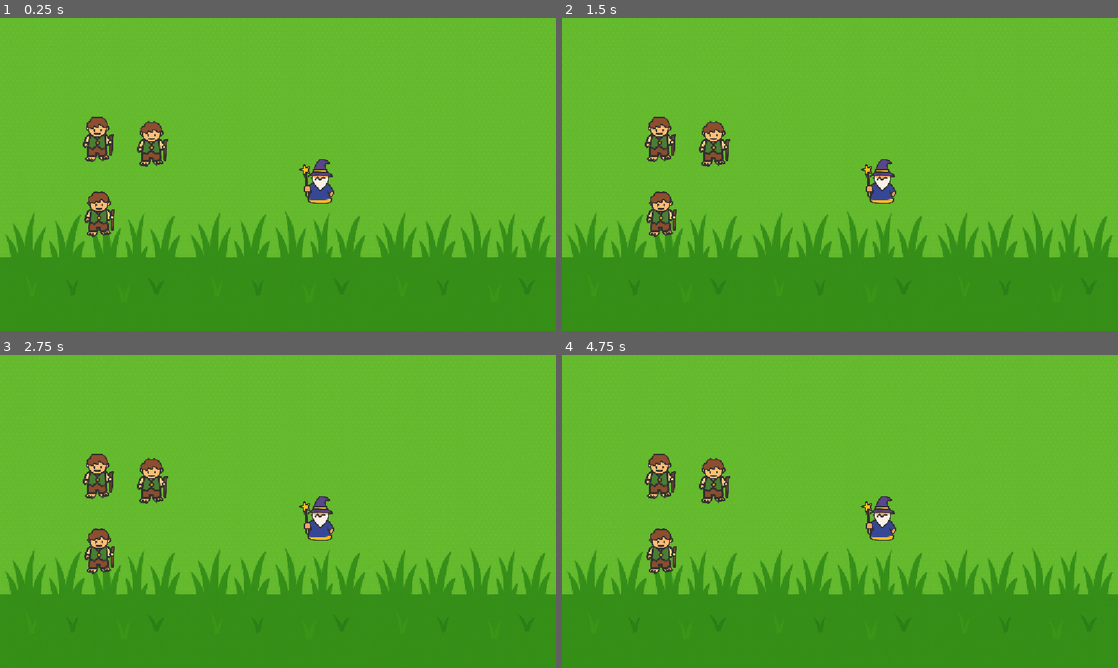
Above: before the commit, frames 1-4 (two rows, left to right).
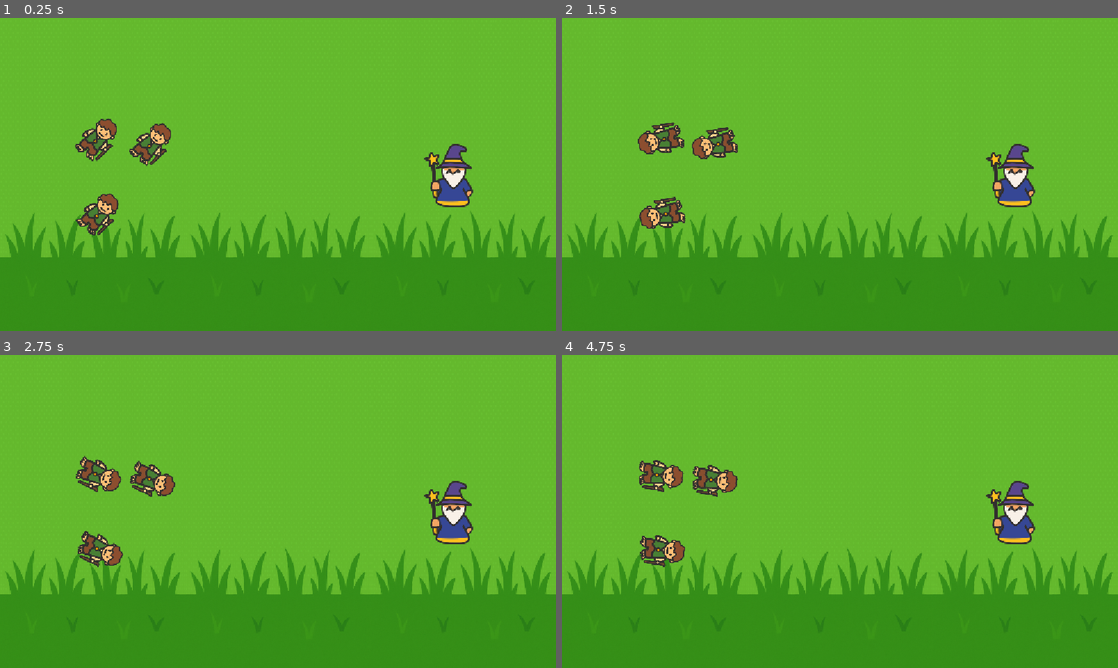
Above: after the commit, the same moments.

Repository: ShayLuan/GameDevTest
Game: Godot game, scene res://Scenes/World/World.tscn
The game is run twice, just before and just after one commit, with the same random seed, the same clock (stepped at 60 frames per second) and the same inputs.
Inputs:
- Up to frame 1 (0.25 s): no input
- Up to frame 2 (1.5 s): no input
- Up to frame 3 (2.75 s): no input
- Up to frame 4 (4.75 s): no input

The runs differ from the first frame. In frame 1, 3.5% of the frame differs, in the area x 13-86%, y 31-70%; in frame 2, 3.9%; in frame 3, 3.8%; in frame 4, 3.8%.

Commit message:
modifying root node

Diff:
--- /dev/null
+++ b/essentials/Scenes/Hobbit/Hobbit.gd
@@ -0,0 +1,11 @@
+extends Node2D
+
+
+# Called when the node enters the scene tree for the first time.
+func _ready() -> void:
+	pass # Replace with function body.
+
+
+# Called every frame. 'delta' is the elapsed time since the previous frame.
+func _process(delta: float) -> void:
+	rotate(3.0 * delta)
--- a/essentials/Scenes/Hobbit/Hobbit.tscn
+++ b/essentials/Scenes/Hobbit/Hobbit.tscn
@@ -1,8 +1,10 @@
 [gd_scene format=3 uid="uid://bnxvywdqw50bf"]
 
+[ext_resource type="Script" uid="uid://d0np68dpwrt4a" path="res://Scenes/Hobbit/Hobbit.gd" id="1_dor42"]
 [ext_resource type="Texture2D" uid="uid://b7ju6af71nhu3" path="res://Assets/Hobbit.png" id="1_y5jml"]
 
 [node name="Hobbit" type="Node2D" unique_id=907800685]
+script = ExtResource("1_dor42")
 
 [node name="Sprite2D" type="Sprite2D" parent="." unique_id=1170754238]
 scale = Vector2(0.5, 0.5)
--- a/essentials/Scenes/Wizard/Wizard.tscn
+++ b/essentials/Scenes/Wizard/Wizard.tscn
@@ -5,5 +5,5 @@
 [node name="Wizard" type="Node2D" unique_id=1894173785]
 
 [node name="Sprite2D" type="Sprite2D" parent="." unique_id=1275374933]
-scale = Vector2(0.5, 0.5)
+scale = Vector2(0.7, 0.7)
 texture = ExtResource("1_ui2fd")
--- a/essentials/Scenes/World/World.tscn
+++ b/essentials/Scenes/World/World.tscn
@@ -20,4 +20,4 @@
 position = Vector2(316, 261)
 
 [node name="Wizard" parent="." unique_id=1894173785 instance=ExtResource("3_5jr8x")]
-position = Vector2(656, 338)
+position = Vector2(929, 326)
Not shown, added: essentials/Scenes/Hobbit/Hobbit.gd.uid
